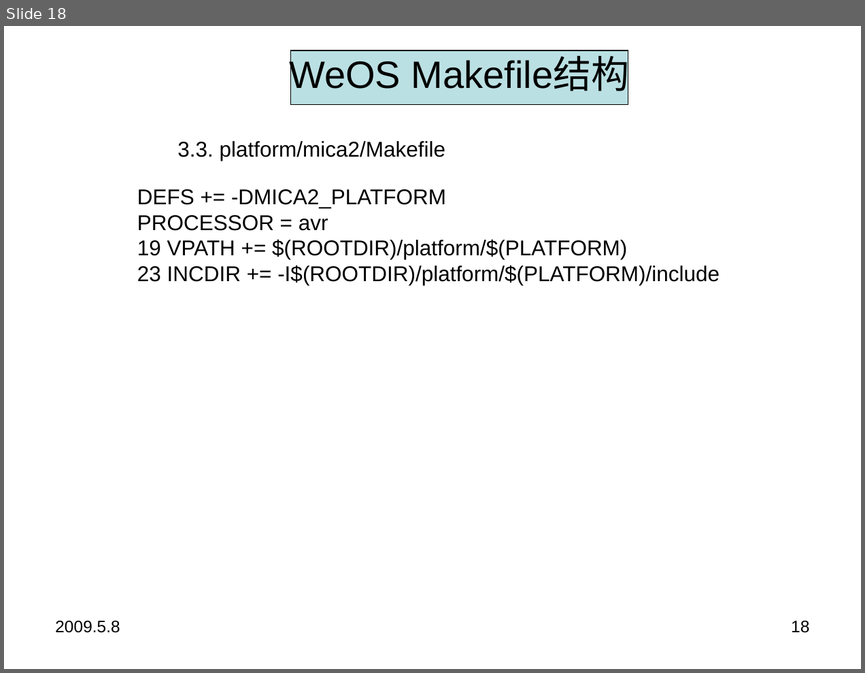
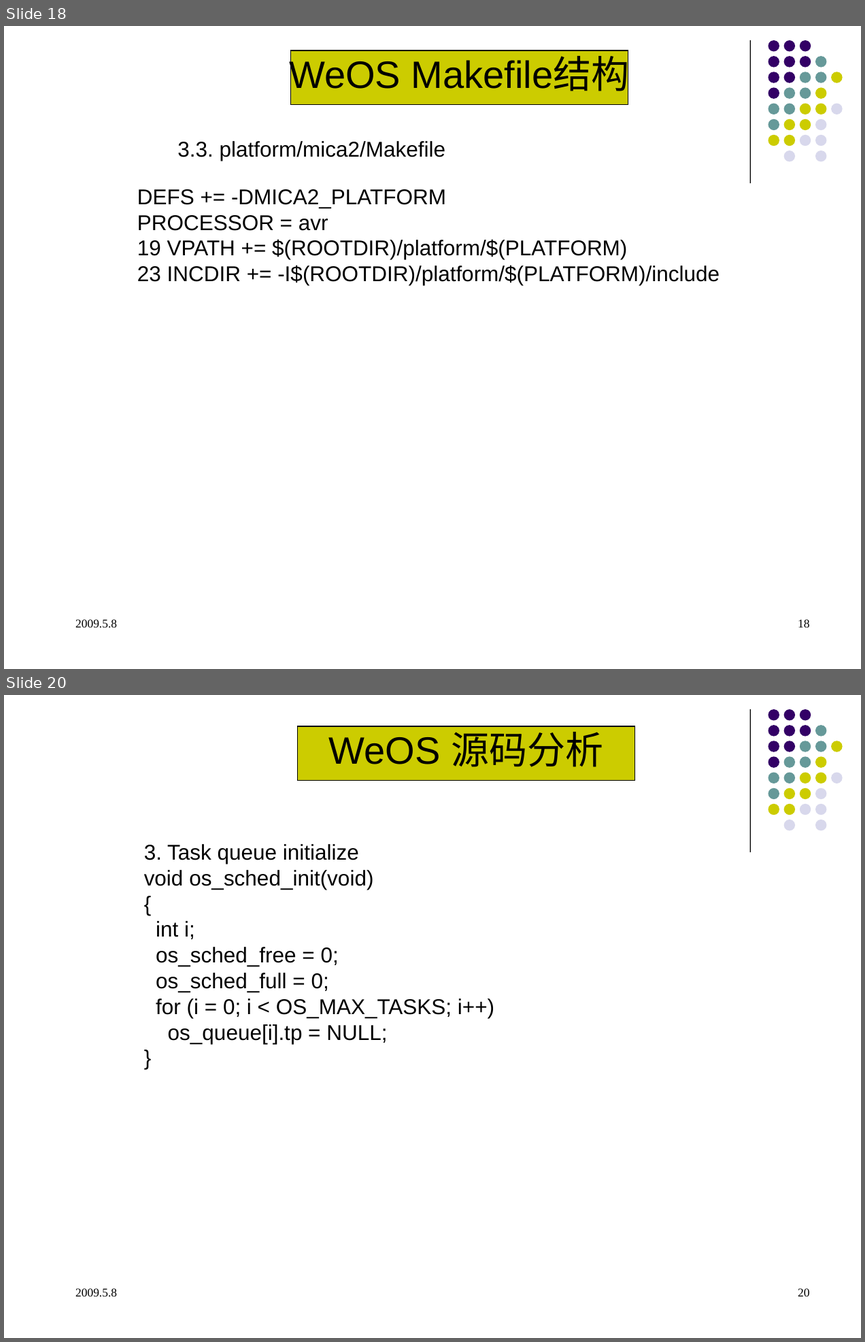
Before and after one commit to qinzb/WeOS, a slide deck: doc/weos_V0.1.ppt. Shown one above the other, each under a label of ours: slide 18 before the commit, slides 18 and 20 after it; the slides between them are not shown. The pictures are 865x673 and 865x1342 pixels, drawn with LibreOffice and Linux fonts; fonts in the diff are those of the drawing. Boxes give left, top, right and bottom in pixels: in the first picture for what was removed or moved away, otherwise in the second. Text is boxed around its words. In the diff, an @@ line names an element or a change of style, - is before the commit and + after.

```diff
--- a/doc/weos_V0.1.ppt
+++ b/doc/weos_V0.1.ppt
@@ slide 20 added at [4,695,861,1338], background #FFFFFF; not listed: 32 template elements that a slide beside it also shows @@
@@ rectangle added at [298,726,636,780], fill #CCCC00, outline #000000 0.74 pt, 32 pt, text #000000 @@
+WeOS 源码分析
@@ text added at [144,844,494,1044], 18 pt, text #000000 @@
+3. Task queue initialize
+void os_sched_init(void)
+{
+int i;
+os_sched_free = 0;
+os_sched_full = 0;
+for (i = 0; i < OS_MAX_TASKS; i++)
+os_queue[i].tp = NULL;
+}
@@ text added at [75,1288,117,1296], 10 pt, text #000000 @@
+2009.5.8
@@ page number added at [798,1288,809,1296], 10 pt, text #000000 @@
+20
@@ slide 18 changed as well @@
@@ line added from (750, 40) to (750, 183), #000000 0.74 pt @@
@@ rectangle "WeOS Makefile结构" at [291,50,629,104]: fill #BBE0E3 to #CCCC00 @@
@@ group added at [768,40,842,161]: 31 ellipses @@
@@ text "2009.5.8" at [75,619,117,627]: size 14 to 10 pt, font Arial to Times New Roman; indent changed @@
@@ page number at [798,619,809,627]: size 14 to 10 pt, font Arial to Times New Roman; indent changed @@
```
Also in this commit, not shown: 20 other slides changed, 9 other slides added.
